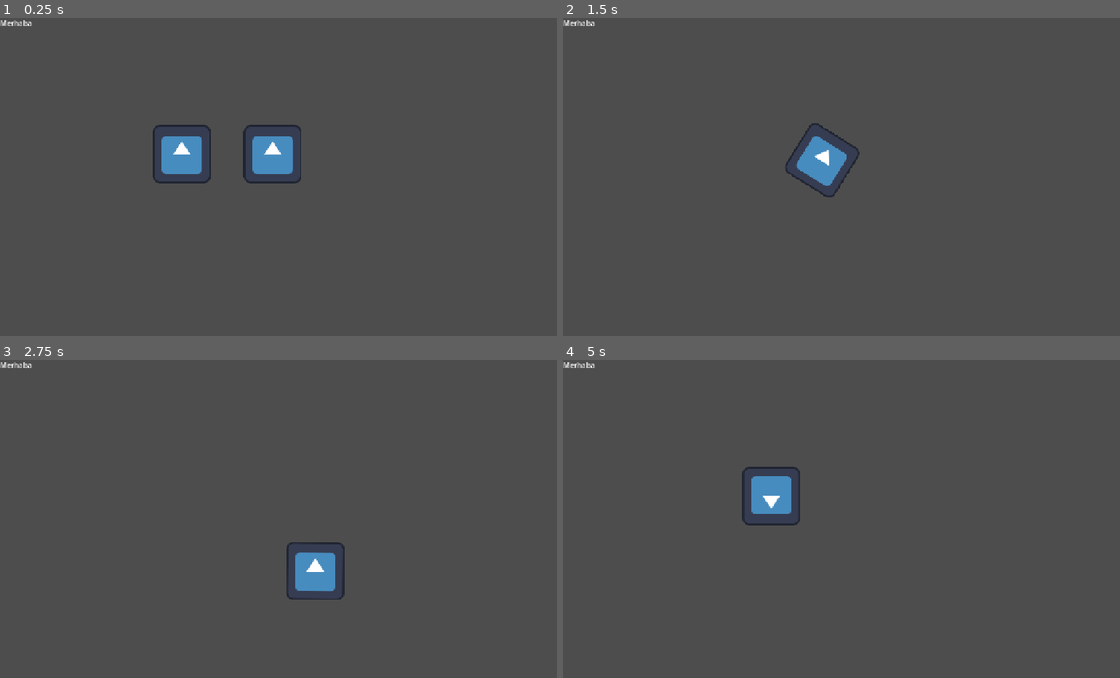
Above: before the commit, frames 1-4 (two rows, left to right).
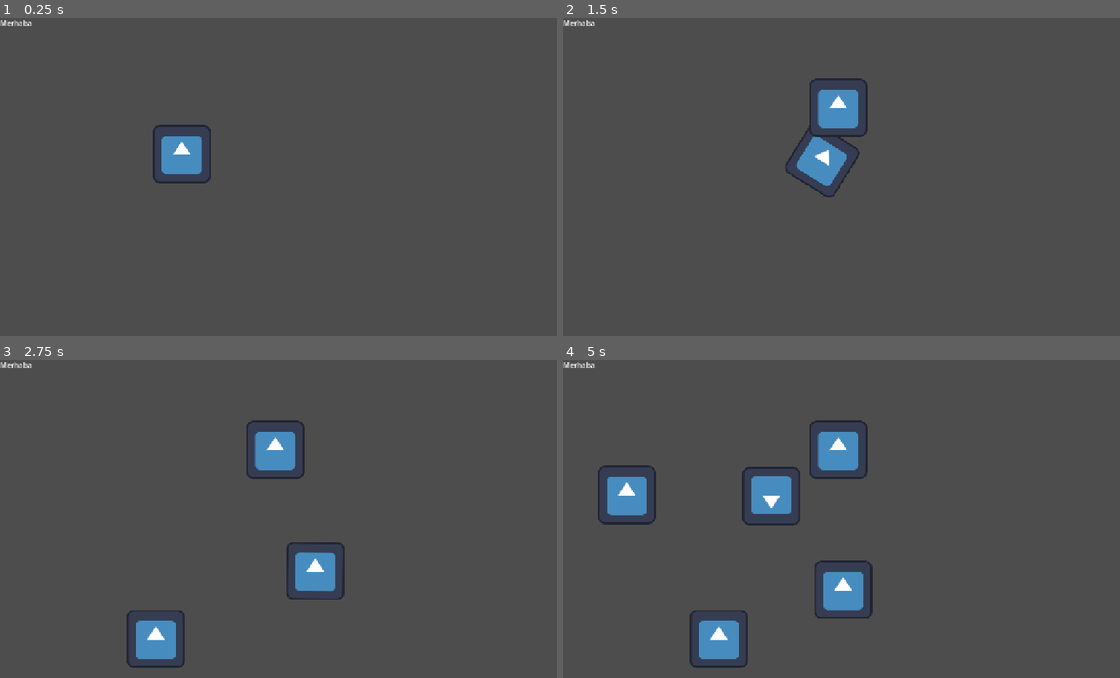
Above: after the commit, the same moments.

Repository: tubaiskol/Mavi-Donus-Hackathon-Team22
Game: Godot game, scene res://scenes/main.tscn
Same seed, same stepped clock (60 frames per second), same inputs: the game is played once before the commit and once after it. The engine's default icon, where the game draws it, is replaced by a stand-in: a white triangle on a blue panel in a dark square.
Inputs:
- Up to frame 1 (0.25 s): no input
- Up to frame 2 (1.5 s): tap Enter at 0.5 s; hold Right (move_right) 0.53-1.28 s; hold Down (move_down) from 1.28 s (still down)
- Up to frame 3 (2.75 s): release Down (move_down) at 2.03 s; hold Right (move_right) from 2.03 s (still down)
- Up to frame 4 (5 s): release Right (move_right) at 2.78 s; hold Up (move_up) 2.78-3.53 s; hold Left (move_left) from 3.53 s (still down)

The runs differ from the first frame. In frame 1, 1.1% of the frame differs, in the area x 43-55%, y 33-53%; in frame 2, 1.1%; in frame 3, 2.2%; in frame 4, 4.5%, in the area x 6-56%, y 18-97%.

Commit message:
Rastgele cop uretimi ve 15 cop siniri eklendi

Diff:
--- a/scenes/main.tscn
+++ b/scenes/main.tscn
@@ -1,7 +1,7 @@
 [gd_scene format=3 uid="uid://dkinyhihgksox"]
 
 [ext_resource type="PackedScene" uid="uid://dal13eh2yd3x8" path="res://scenes/boat.tscn" id="1_o5qli"]
-[ext_resource type="PackedScene" uid="uid://c3gi5be47cino" path="res://scenes/trash.tscn" id="2_0wfyh"]
+[ext_resource type="Script" uid="uid://ug3bjlbeaad5" path="res://scripts/spawner.gd" id="2_0wfyh"]
 
 [node name="Main" type="Node2D" unique_id=697647994]
 
@@ -13,5 +13,9 @@
 [node name="Boat" parent="." unique_id=2030048938 instance=ExtResource("1_o5qli")]
 position = Vector2(400, 300)
 
-[node name="Trash" parent="." unique_id=893758983 instance=ExtResource("2_0wfyh")]
-position = Vector2(600, 300)
+[node name="Spawner" type="Node2D" parent="." unique_id=1012266542]
+script = ExtResource("2_0wfyh")
+
+[node name="Timer" type="Timer" parent="Spawner" unique_id=1140275100]
+wait_time = 1.2
+autostart = true
--- /dev/null
+++ b/scripts/spawner.gd
@@ -0,0 +1,36 @@
+extends Node2D
+
+const TRASH_SCENE := preload("res://scenes/trash.tscn")
+const MAX_TRASH := 15
+const SPAWN_MARGIN := 48.0
+
+@onready var spawn_timer: Timer = $Timer
+
+
+func _ready() -> void:
+	spawn_timer.timeout.connect(_spawn_trash)
+
+
+func _spawn_trash() -> void:
+	if GameState.game_over:
+		return
+
+	if get_tree().get_nodes_in_group("trash").size() >= MAX_TRASH:
+		return
+
+	var screen := get_viewport_rect()
+	var spawn_position := Vector2(
+		randf_range(
+			screen.position.x + SPAWN_MARGIN,
+			screen.end.x - SPAWN_MARGIN
+		),
+		randf_range(
+			screen.position.y + SPAWN_MARGIN,
+			screen.end.y - SPAWN_MARGIN
+		)
+	)
+
+	var trash := TRASH_SCENE.instantiate() as Area2D
+	trash.add_to_group("trash")
+	add_child(trash)
+	trash.global_position = spawn_position
Not shown, added: scripts/spawner.gd.uid
